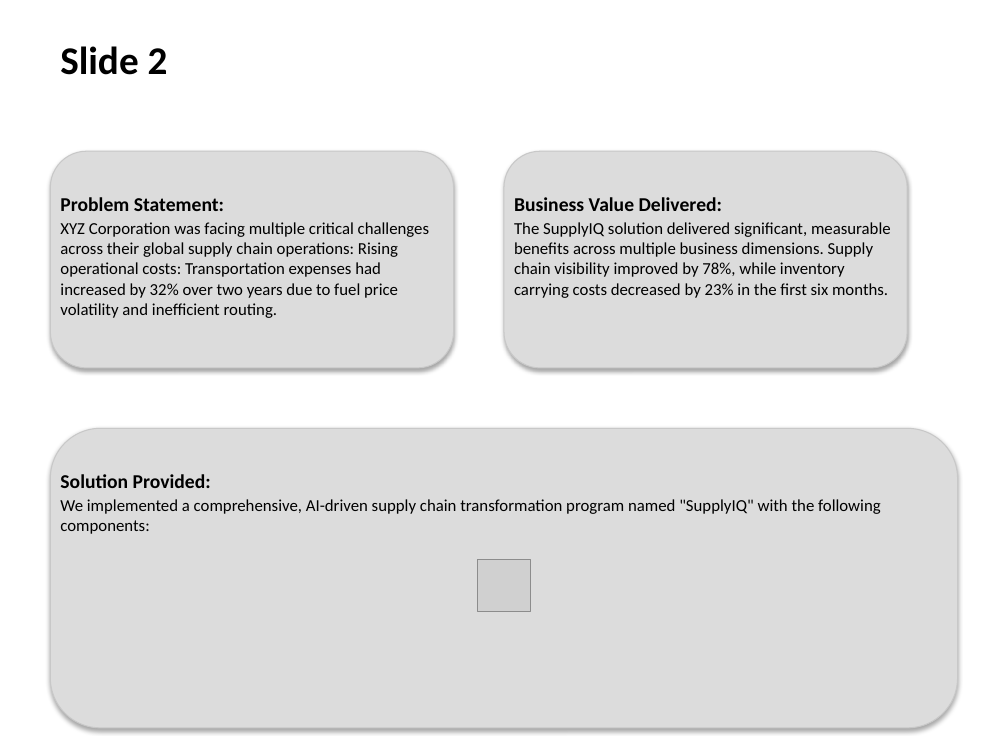
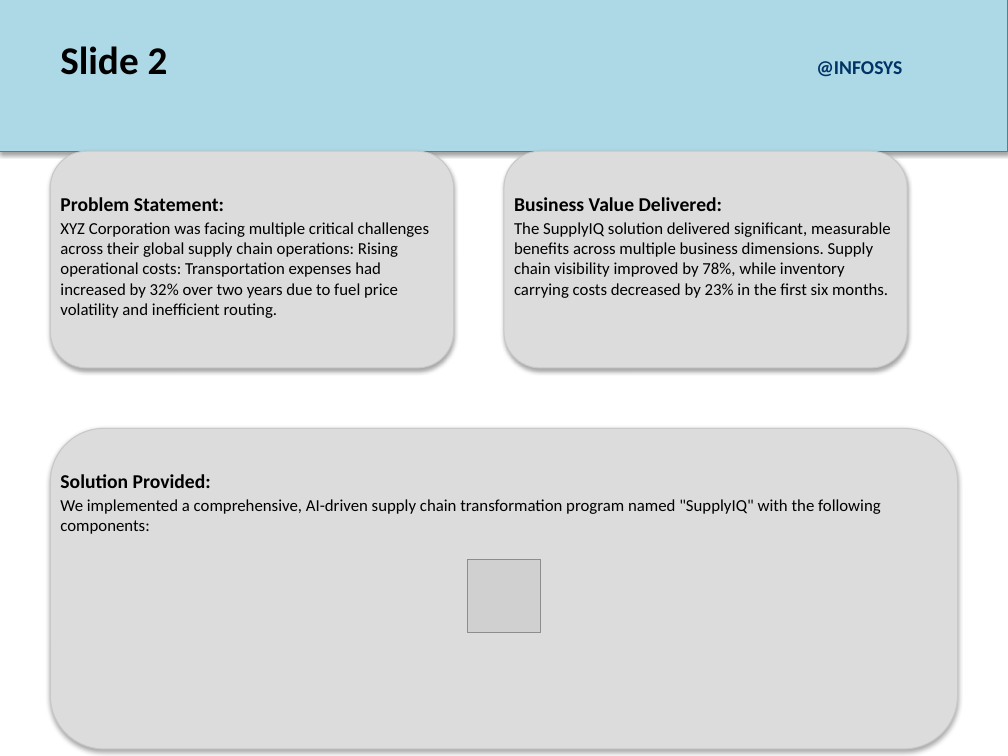
Before and after one commit to sirisurneni/htmltoppt, a slide deck: slide 2 of presentation.pptx. Drawn at 1008x756 pixels with LibreOffice and Linux fonts; fonts in the diff are those of the drawing; grey boxes stand for pictures. Boxes give left, top, right and bottom in pixels: in the first picture for what was removed or moved away, otherwise in the second. Text is boxed around its words. In the diff, an @@ line names an element or a change of style, - is before the commit and + after.

```diff
--- a/presentation.pptx
+++ b/presentation.pptx
@@ rectangle added at bbox=[0, 0, 1008, 151], fill #ADD8E6, outline #4B7EBC 0.75 pt @@
@@ text added at bbox=[816, 61, 902, 76], 14 pt, text #003366, bold @@
+@INFOSYS
@@ rounded rectangle: place and size @@
-rounded rectangle at bbox=[50, 428, 958, 728]
+rounded rectangle at bbox=[50, 428, 958, 749]
@@ picture: place and size @@
-picture at bbox=[478, 559, 530, 612]
+picture at bbox=[468, 559, 541, 633]
```
Also in this commit, not shown: 2 other slides changed, 3 other files.
